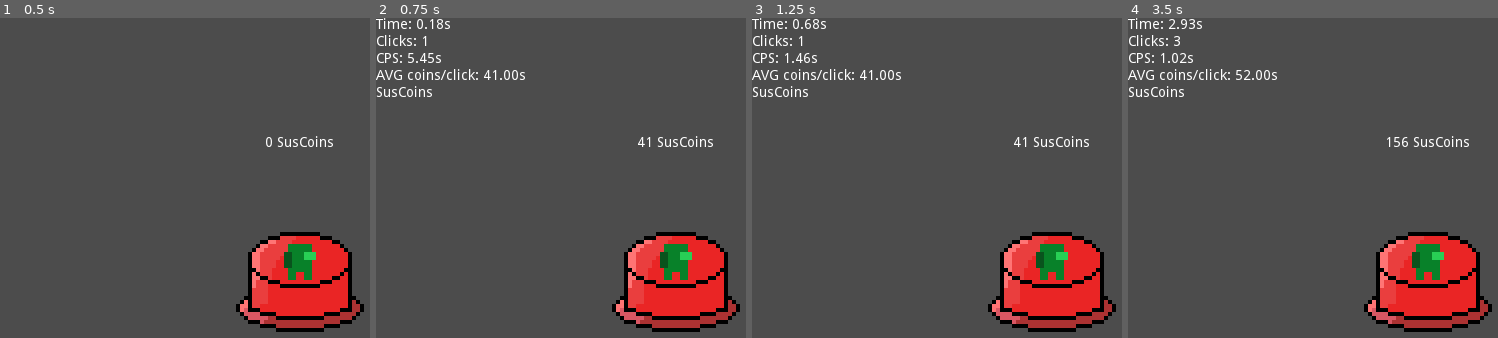
Above: before the commit, frames 1-4 (left to right).
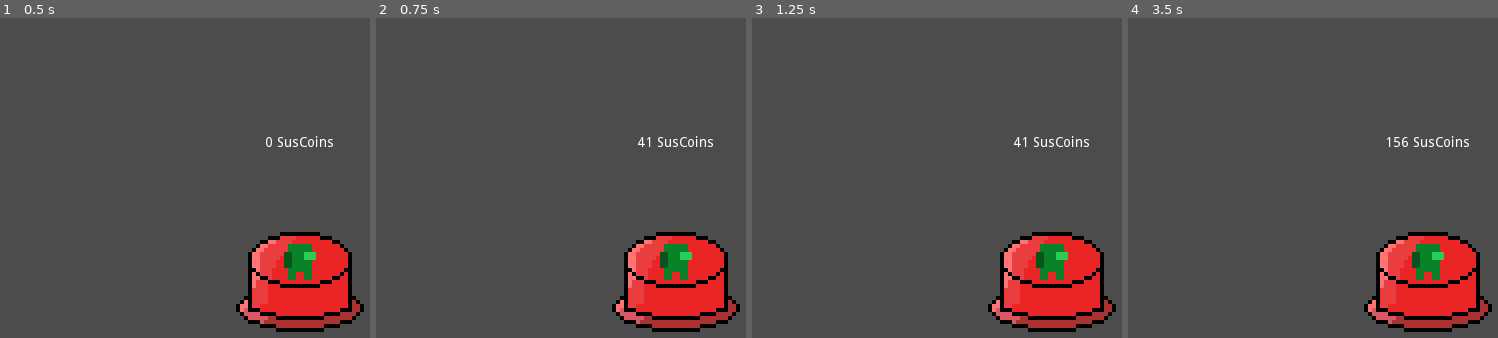
Above: after the commit, the same moments.

Repository: EnokiUN/clicker
Game: Godot game, scene res://main.tscn
Two runs of this game, one before a commit and one after it. Both use one fixed random seed, a clock stepped at 60 frames per second and the inputs below.
Inputs (mouse positions are in pixels of both pictures, inside the frame that each line leads up to):
- Up to frame 1 (0.5 s): no input
- Up to frame 2 (0.75 s): click (675, 267) at 0.5 s
- Up to frame 3 (1.25 s): no input
- Up to frame 4 (3.5 s): click (1427, 267) at 1.25 s; click (1427, 267) at 2 s

Frame 1 is identical in both runs. In frame 2, 1.3% of the frame differs, in the area x 0-41%, y 0-25%; in frame 3, 1.3%; in frame 4, 1.4%.
Error after the commit: Attempt to call function 'get_children' in base 'null instance' on a null instance. (res://main.gd:52)

Commit message:
New stuffs

Diff:
--- a/src/main.gd
+++ b/src/main.gd
@@ -1,20 +1,28 @@
 extends Control
+
 
 const STAT_STRING: String = "Time: %.2fs\nClicks: %d\nCPS: %.2fs\nAVG coins/click: %.2fs SusCoins"
 
+export var mincash: int = 0
+export var maxcash: int = 100
 var cash: int = 0
 var clicked: int = 0
 var rng: RandomNumberGenerator = RandomNumberGenerator.new()
-export var mincash: int = 0
-export var maxcash: int = 100
 var counting: bool = false
 var elapsed: float = 0
+var events: int = 0
 
-onready var coin_label = $"CoinLabel"
-onready var timer_label = $"TimeLabel"
+onready var coin_label: Label = $CoinLabel
+onready var notification_label: Label = $NotificationLabel
+onready var timer_label: Label = null
+onready var stat_scroll: ScrollContainer = $StatScroll
+onready var stat_label_container: VBoxContainer = $StatScroll/StatLabelContainer
+onready var button: TextureButton = $MoneyButton
+
 
 func _ready():
 	rng.randomize()
+
 
 func _process(delta):
 	if counting:
@@ -22,11 +30,88 @@
 		var cps: float = float(clicked) / elapsed
 		timer_label.text = STAT_STRING % [elapsed, clicked, cps, float(cash) / clicked]
 
+
 func _on_MoneyButton_pressed():
 	if !counting:
 		counting = true
-	cash += rng.randi_range(mincash, maxcash)
+		create_label()
+	var increase = rng.randi_range(mincash, maxcash)
+	increase_cash(increase)
+	if increase % 2 == 0 and cash % 7 == 0 and cash % 11 == 0:
+		random_event()
 	clicked += 1
 	if cash >= 10_000:
-		counting = false
+		reset()
+
+
+func _on_RestartButton_pressed():
+	reset()
+
+
+func create_label():
+	if len(stat_label_container.get_children()) > 0:
+		var seperator: HSeparator = HSeparator.new()
+		stat_label_container.add_child(seperator)
+		stat_label_container.move_child(seperator, 0)
+	timer_label = Label.new()
+	timer_label.rect_min_size = Vector2(stat_scroll.rect_size.x, 0)
+	timer_label.autowrap = true
+	stat_label_container.add_child(timer_label)
+	stat_label_container.move_child(timer_label, 0)
+
+
+func random_event():
+	events += 1
+	match rng.randi_range(0, 10):
+		0:
+			increase_cash(cash * 0.1)
+			notify("You found a 10% bonus!")
+		1:
+			var screen_size = get_viewport().get_visible_rect().size
+			button.set_position(Vector2(rng.randi_range(0, screen_size.x - button.rect_size.x), rng.randi_range(0, screen_size.y - button.rect_size.y)))
+			notify("Button moved around :trol:")
+		3:
+			if rng.randi_range(0, 2) == 0:
+				reset()
+				notify("Yo, take a break (I reset your coins for you)")
+		4:
+			increase_cash(-(cash / 2))
+			notify("Hippity hoppity half your money is now my property")
+		5:
+			if button.disabled:
+				return
+			notify("Chill bruv, imma disable the button for a bit")
+			button.disabled = true
+			yield(get_tree().create_timer(rng.randi_range(1, 5)), "timeout")
+			button.disabled = false
+			notify("Button is back to normal")
+		_:
+			pass
+
+
+func reset():
+	counting = false
+	cash = 0
+	elapsed = 0
+	clicked = 0
+	coin_label.text = "0 SusCoins"
+
+
+func increase_cash(amount: int):
+	cash += amount
 	coin_label.text = "%d SusCoins" % cash
+
+
+func notify(message: String):
+	notification_label.text = message
+	notification_label.visible = true
+	var label = Label.new()
+	label.rect_min_size = Vector2(stat_scroll.rect_size.x, 0)
+	label.text = "%.2f: %s" % [elapsed, message]
+	label.autowrap = true
+	stat_label_container.add_child(label)
+	stat_label_container.move_child(label, 1)
+	var last_events = events
+	yield(get_tree().create_timer(5), "timeout")
+	if events == last_events:
+		notification_label.visible = false
